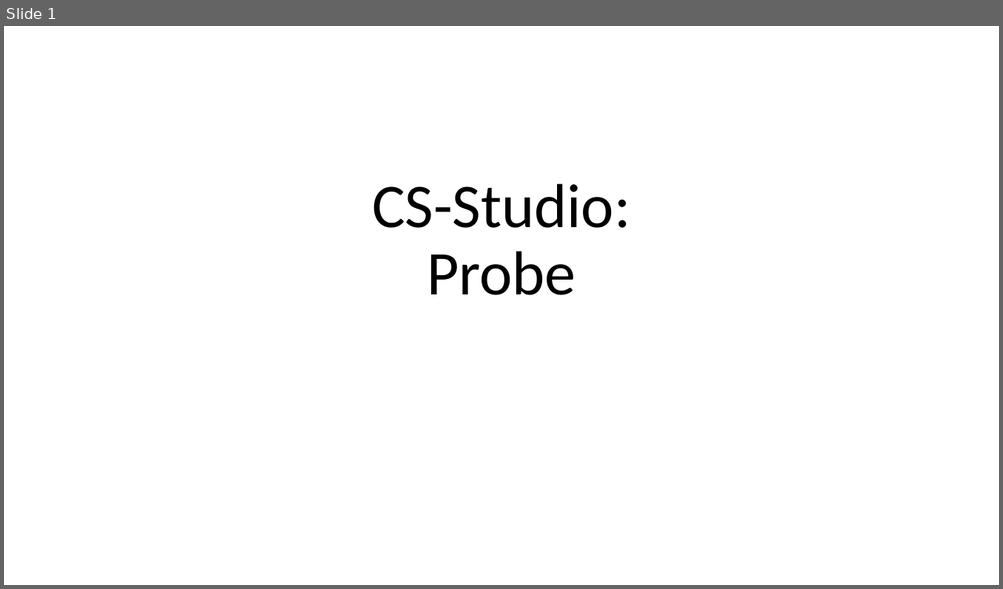
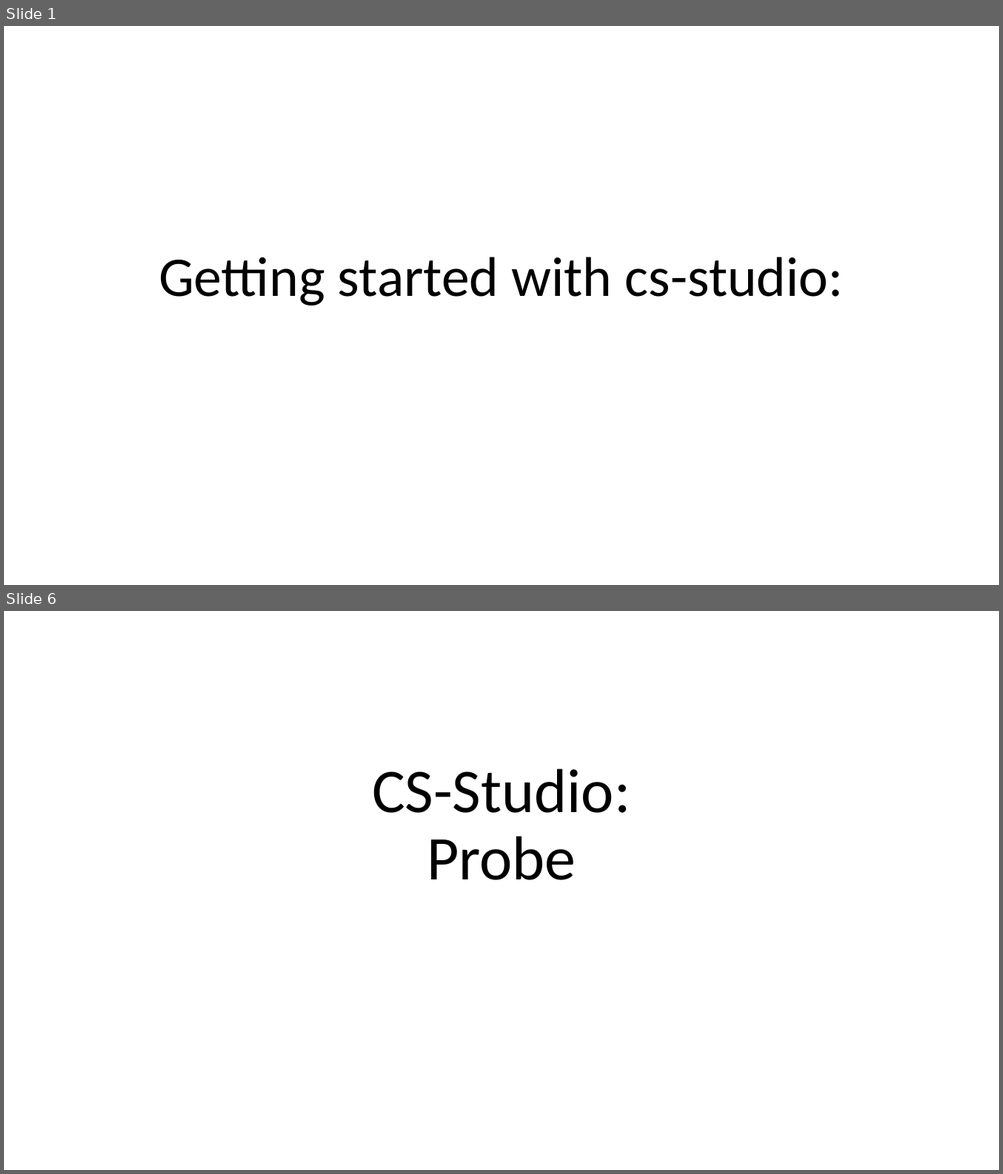
Before and after one commit to shroffk/cs-studio-training, a slide deck: presentations/1 CS-Studio - Probe.pptx. Shown one above the other, each under a label of ours: slide 1 before the commit, slides 1 and 6 after it; the slides between them are not shown. The pictures are 1003x589 and 1003x1174 pixels, drawn with LibreOffice and Linux fonts; fonts in the diff are those of the drawing. Boxes give left, top, right and bottom in pixels: in the first picture for what was removed or moved away, otherwise in the second. Text is boxed around its words. In the diff, an @@ line names an element or a change of style, - is before the commit and + after.

```diff
--- a/presentations/1 CS-Studio - Probe.pptx
+++ b/presentations/1 CS-Studio - Probe.pptx
@@ slide 1 added at bbox=[4, 26, 999, 585], background #FFFFFF @@
@@ title added at bbox=[159, 257, 843, 306], 54 pt, text #000000 @@
+Getting started with cs-studio:
@@ what was slide 1 is now slide 6 @@
```
Also in this commit, not shown: 1 slide changed, 10 other slides added, 24 other files.
